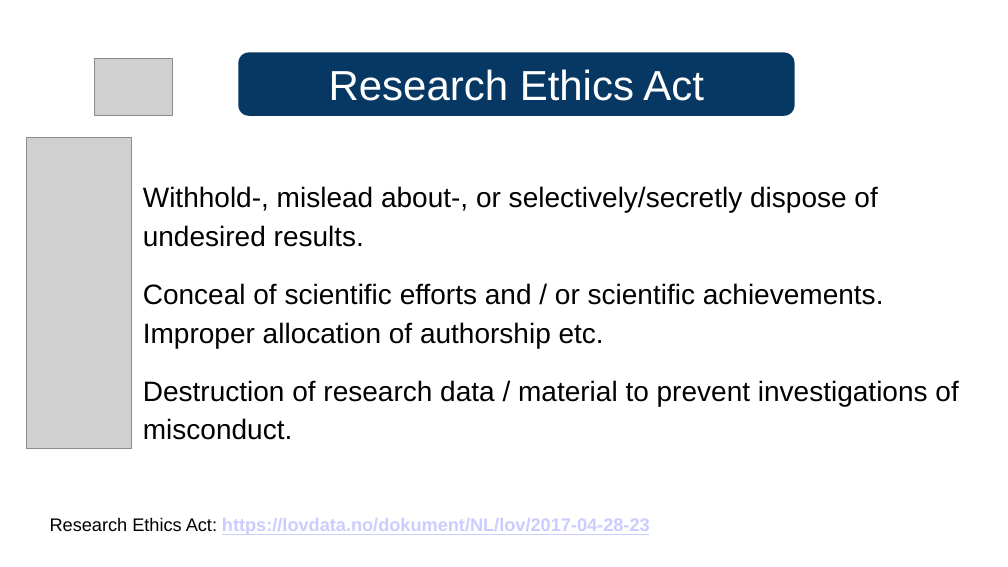
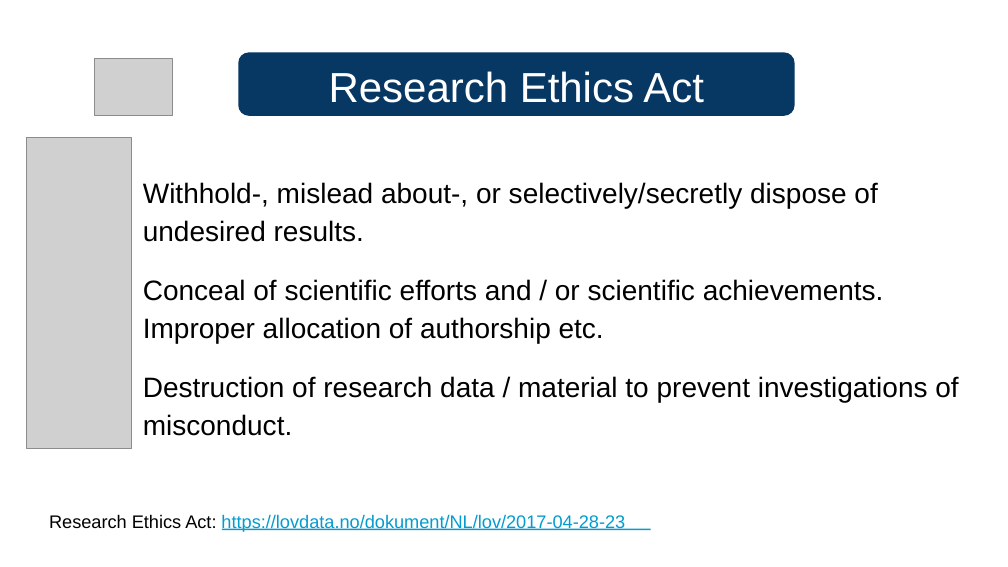
Before and after one commit to ELIXIR-Norway-Training/DMP-writing-workshop, a slide deck: slide 5 of 04_GDPR.odp (slide 6 before the commit). Drawn at 1008x567 pixels with LibreOffice and Linux fonts; fonts in the diff are those of the drawing; grey boxes stand for pictures. Boxes give left, top, right and bottom in pixels: in the first picture for what was removed or moved away, otherwise in the second. Text is boxed around its words. In the diff, an @@ line names an element or a change of style, - is before the commit and + after.

```diff
--- a/04_GDPR.odp
+++ b/04_GDPR.odp
@@ freeform shape added at bbox=[238, 52, 794, 116], fill #073763 @@
@@ freeform shape added at bbox=[329, 58, 705, 109], fill #073763 @@
@@ text "Research Ethics Act": place and size @@
-text "Research Ethics Act" at bbox=[238, 52, 794, 116]
+text "Research Ethics Act" at bbox=[329, 71, 704, 103]
@@ text "Research Ethics Act" at bbox=[329, 71, 704, 103]: alignment centre to left; vertical alignment middle to top; fill #073763 to none @@
@@ text added at bbox=[143, 182, 877, 208], 20 pt, text #000000 @@
+Withhold-, mislead about-, or selectively/secretly dispose of
@@ text added at bbox=[143, 220, 364, 242], 20 pt, text #000000 @@
+undesired results.
@@ text at bbox=[143, 279, 884, 301]: text changed @@
-Withhold-, mislead about-, or selectively/secretly dispose of undesired results.
-Conceal of scientific efforts and / or scientific achievements. Improper allocation of authorship etc.
-Destruction of research data / material to prevent investigations of misconduct.
+Conceal of scientific efforts and / or scientific achievements.
@@ text added at bbox=[143, 317, 604, 343], 20 pt, text #000000 @@
+Improper allocation of authorship etc.
@@ text added at bbox=[143, 376, 958, 402], 20 pt, text #000000 @@
+Destruction of research data / material to prevent investigations of
@@ text added at bbox=[143, 414, 293, 436], 20 pt, text #000000 @@
+misconduct.
@@ text "Research Ethics Act: https://lovdata.no/dokument/NL/lov/2017 ..." at bbox=[49, 514, 625, 532]: text colour #CCCCFF to #049CCF, bold off, underline off in "https://lovdata.no/dokument/NL/lov/2017-04-28-23"; line spacing 1.15 to 1 @@
@@ freeform shape added at bbox=[222, 528, 650, 530], fill #049CCF @@
```
Also in this commit, not shown: 45 other slides changed, 5 slides added, 3 slides removed, 3 other files.
